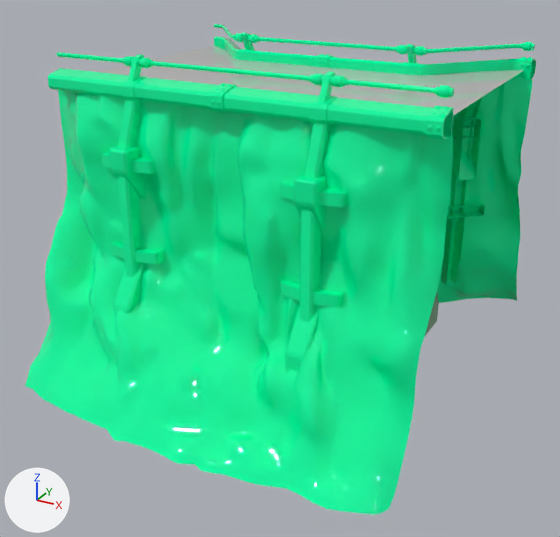
Two versions of the FBX model Assets/Game/Art/Environment/Tracks/World_2/Geometry/Track_06_L.fbx, one commit apart.
Both versions are drawn from a camera (50 mm lens) standing at (28.6, -55.4, 10.6) and looking at (-0.1, -3.2, -15.5). Every picture has the same lights, and +X, +Y and +Z are marked at lower left. The picture after the commit comes second. Objects named as collision shapes, trigger or cutter boxes, shadow casters or lower levels of detail are left out. Where no turn or scale is listed for an object, it has been applied to the vertices.

Objects in the first picture: 'Road_009', 'Side_Rock_009' and 1 more.
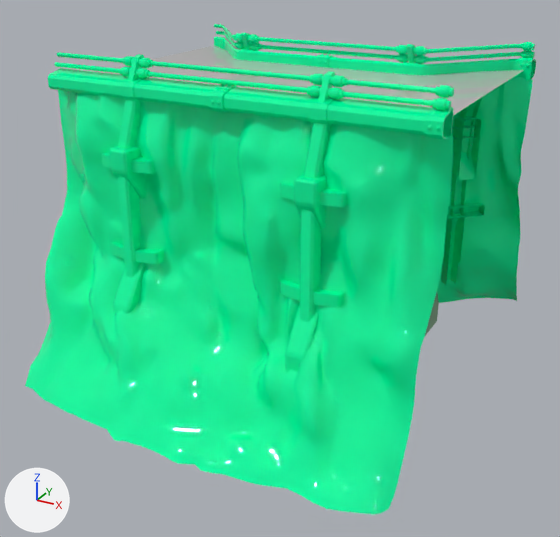
Location of each change, [x1, y1, x2, y2] in pixels of the pictures (560 x 537 px):
part 1 of me_mesh_003, added (green)
    after: [260, 45, 397, 59]
part 2 of me_mesh_003, added
    after: [414, 55, 428, 64]
part 3 of me_mesh_003, added
    after: [249, 42, 262, 51]
part 4 of me_mesh_003, added (green)
    after: [147, 72, 307, 93]
part 5 of me_mesh_003, added
    after: [432, 98, 451, 111]
part 6 of me_mesh_003, added (green)
    after: [342, 91, 433, 106]
part 7 of me_mesh_003, added
    after: [54, 62, 120, 73]
part 8 of me_mesh_003, added
    after: [307, 85, 321, 97]
part 9 of me_mesh_003, added
    after: [120, 66, 131, 77]
part 10 of me_mesh_003, added
    after: [521, 50, 535, 58]
part 11 of me_mesh_003, added
    after: [397, 53, 408, 62]
part 12 of me_mesh_003, added
    after: [235, 42, 245, 49]
part 13 of me_mesh_003, added
    after: [327, 87, 345, 100]
part 14 of me_mesh_003, added
    after: [135, 68, 150, 79]
part 15 of me_mesh_003, added
    after: [216, 31, 235, 46]
part 16 of me_mesh_003, added (green)
    after: [426, 52, 521, 62]

What the commit changed:
me_mesh_003 is used by ob_side_rock_009; location (0.0, 0.42, 0.0).
me_mesh_003 had 6735 vertices, 11971 faces and spanned x -15.8..15.8, y -20.6..17.4, z -23.7..2.3.
me_mesh_003 now has 8039 vertices, 14347 faces and spans x -15.8..15.8, y -20.6..17.4, z -23.7..2.3.
me_mesh_003 part 1: the loose piece of 16 vertices spanning x -6.3..6.3, y 3.6..4.0, z 1.7..2.0 is copied, and the copy is moved by (0.0, 0.3, -0.7); it spans x -6.3..6.3, y 4.0..4.3, z 1.0..1.3.
me_mesh_003 part 2: the loose piece of 112 vertices spanning x 7.7..8.7, y 3.4..4.2, z 1.5..2.2 is copied, and the copy is moved by (0.0, 0.3, -0.7); it spans x 7.7..8.7, y 3.8..4.5, z 0.8..1.5.
me_mesh_003 part 3: the loose piece of 112 vertices spanning x -7.3..-6.3, y 3.4..4.2, z 1.5..2.2 is copied, and the copy is moved by (0.0, 0.3, -0.7); it spans x -7.3..-6.3, y 3.8..4.5, z 0.8..1.5.
me_mesh_003 part 4: the loose piece of 16 vertices spanning x -6.3..6.3, y -11.3..-11.0, z 1.7..2.0 is copied, and the copy is moved by (0.0, -0.4, -0.7); it spans x -6.3..6.3, y -11.7..-11.3, z 1.0..1.3.
me_mesh_003 part 5: the loose piece of 112 vertices spanning x 14.5..15.5, y -11.5..-10.8, z 1.5..2.2 is copied, and the copy is moved by (0.0, -0.4, -0.7); it spans x 14.5..15.5, y -11.9..-11.1, z 0.8..1.5.
me_mesh_003 part 6: the loose piece of 16 vertices spanning x -6.3..6.3, y -11.3..-11.0, z 1.7..2.0 is copied, and the copy is scaled about its middle by (0.5, 1, 1), then moved by (11.8, -0.4, -0.7); it spans x 8.7..15.0, y -11.7..-11.3, z 1.0..1.3.
me_mesh_003 part 7: the loose piece of 16 vertices spanning x -6.3..6.3, y -11.3..-11.0, z 1.7..2.0 is copied, and the copy is scaled about its middle by (0.5, 1, 1), then moved by (-11.8, -0.4, -0.7); it spans x -15.0..-8.7, y -11.7..-11.3, z 1.0..1.3.
me_mesh_003 part 8: the loose piece of 112 vertices spanning x 6.3..7.3, y -11.5..-10.8, z 1.5..2.2 is copied, and the copy is moved by (0.0, -0.4, -0.7); it spans x 6.3..7.3, y -11.9..-11.1, z 0.8..1.5.
me_mesh_003 part 9: the loose piece of 112 vertices spanning x -8.7..-7.7, y -11.5..-10.8, z 1.5..2.2 is copied, and the copy is moved by (0.0, -0.4, -0.7); it spans x -8.7..-7.7, y -11.9..-11.1, z 0.8..1.5.
me_mesh_003 part 10: a new loose piece of 112 vertices spanning x 14.5..15.5, y 10.3..11.0, z 0.8..1.5, in mat_m_side (green #00ffa4).
me_mesh_003 part 11: a new loose piece of 112 vertices spanning x 6.3..7.3, y 3.8..4.5, z 0.8..1.5, in mat_m_side (green #00ffa4).
me_mesh_003 part 12: a new loose piece of 112 vertices spanning x -8.7..-7.7, y 3.8..4.5, z 0.8..1.5, in mat_m_side (green #00ffa4).
me_mesh_003 part 13: a new loose piece of 112 vertices spanning x 7.7..8.7, y -11.9..-11.1, z 0.8..1.5, in mat_m_side (green #00ffa4).
me_mesh_003 part 14: a new loose piece of 112 vertices spanning x -7.3..-6.3, y -11.9..-11.1, z 0.8..1.5, in mat_m_side (green #00ffa4).
me_mesh_003 part 15: a new loose piece of 64 vertices spanning x -15.0..-8.7, y 4.0..10.8, z 1.0..1.3, in mat_m_side (green #00ffa4).
me_mesh_003 part 16: a new loose piece of 56 vertices spanning x 8.7..15.0, y 4.0..10.8, z 1.0..1.3, in mat_m_side (green #00ffa4).
